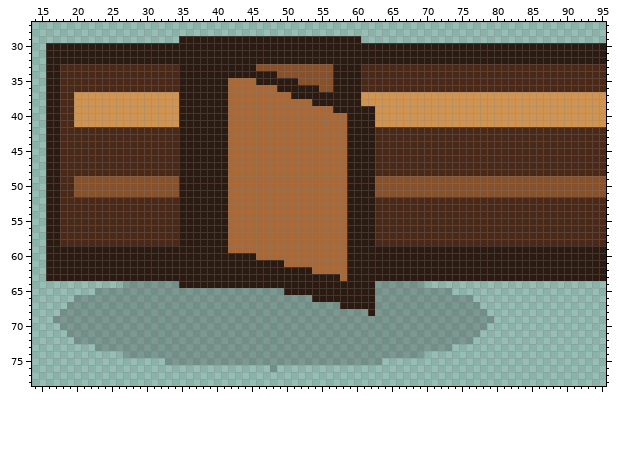
One commit to this pixel-art file: assets/source/aseprite/objects/placeables_96/door_open_end-right_96.aseprite. The picture above is the old version.
96x96 pixels, 1 frame. Shown: x 14..95, y 27..78.
After:
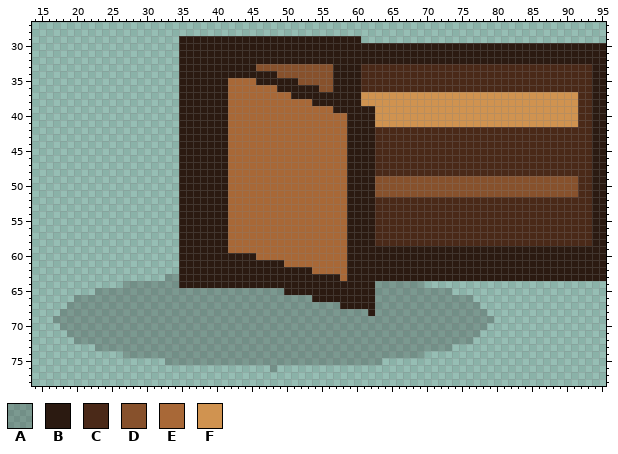
Palette (. is transparent): A #1b120d37  B #2b1a11  C #4a2918  D #87512c  E #a86837  F #d09350
Difference:
Changed rows in their new state; - is an unchanged pixel.
first column x 16:
30 ...................-------------------------------------------------------------
31 ...................-------------------------------------------------------------
32 ...................-------------------------------------------------------------
33 ...................-----------------------------------------------------------BB
34 ...................-----------------------------------------------------------BB
35 ...................-----------------------------------------------------------BB
36 ...................-----------------------------------------------------------BB
37 ...................---------------------------------------------------------CCBB
38 ...................---------------------------------------------------------CCBB
39 ...................---------------------------------------------------------CCBB
40 ...................---------------------------------------------------------CCBB
41 ...................---------------------------------------------------------CCBB
42 ...................-----------------------------------------------------------BB
43 ...................-----------------------------------------------------------BB
44 ...................-----------------------------------------------------------BB
45 ...................-----------------------------------------------------------BB
46 ...................-----------------------------------------------------------BB
47 ...................-----------------------------------------------------------BB
48 ...................-----------------------------------------------------------BB
49 ...................---------------------------------------------------------CCBB
50 ...................---------------------------------------------------------CCBB
51 ...................---------------------------------------------------------CCBB
52 ...................-----------------------------------------------------------BB
53 ...................-----------------------------------------------------------BB
54 ...................-----------------------------------------------------------BB
55 ...................-----------------------------------------------------------BB
56 ...................-----------------------------------------------------------BB
57 ...................-----------------------------------------------------------BB
58 ...................-----------------------------------------------------------BB
59 ...................-------------------------------------------------------------
60 ...................-------------------------------------------------------------
61 ...................-------------------------------------------------------------
62 ...................-------------------------------------------------------------
63 .................AA-------------------------------------------------------------
